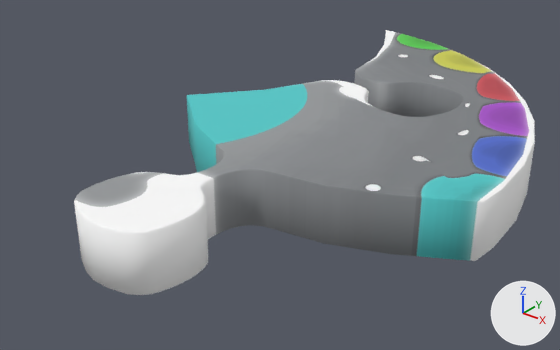
Renders of the FBX model Assets/Alexis_/Props/Puzzle_pieces/Puzzle_pieces_1.FBX from each side of a commit.
Both versions are drawn from a camera (50 mm lens) standing at (203.0, -23.0, 42.2) and looking at (149.1, 44.5, 0.3). The axes (+X, +Y, +Z) are drawn at lower right. The lights are the same throughout.
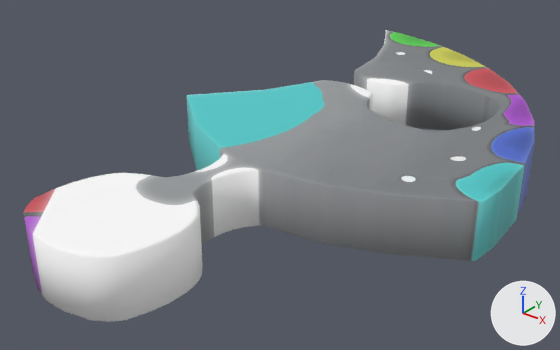
Commit message: Make pieces bigger

Diff of the bpy script that builds the scene:
```diff
--- a/Assets/Alexis_/Props/Puzzle_pieces/Puzzle_pieces_1.FBX.py
+++ b/Assets/Alexis_/Props/Puzzle_pieces/Puzzle_pieces_1.FBX.py
@@ me_mesh @@
 # used by ob_object010; location = (131.97, 45.82, 0.0)
-me_mesh.from_pydata(...)  # 396 vertices, 303 faces; spans x 0.0..44.8, y -30.3..44.5, z -0.3..6.6
+me_mesh.from_pydata(...)  # 396 vertices, 305 faces; spans x 0.0..44.8, y -35.3..44.5, z -0.3..6.6
+# me_mesh part 1: 68 vertices moved from x 16.8..24.1, y -25.0..-11.7, z -0.3..6.6 to x 16.8..25.5, y -28.4..-11.0, z -0.3..6.6; 72 vertices removed from x 11.5..23.7, y -30.3..-16.1, z -0.3..6.6; 72 vertices added at x 9.1..25.0, y -35.3..-16.8, z -0.3..6.6
+# me_mesh part 2: 66 vertices moved from x 11.8..25.0, y 16.8..24.2, z -0.3..6.5 to x 11.0..28.4, y 16.6..25.8, z -0.3..6.5; 72 vertices removed from x 16.1..30.5, y 11.4..23.9, z -0.3..6.5; 72 vertices added at x 16.6..35.6, y 8.8..25.3, z -0.3..6.5
+# me_mesh part 3: 179 kept faces spanning x 0.0..44.8, y -28.4..44.5, z -0.3..6.6 get new texture (UV) coordinates
 me_mesh.materials.append(mat_07___default)
```

Location of each change, (x1, y1, x2, y2) in pixels of the pictures (560 x 350 px; the box of a moved part takes in the faces that stretch with it):
'Object010', reshaped (11% wider, 10% taller)
    before: (74, 30, 535, 295)
    after: (23, 30, 535, 322)
part 1 of me_mesh, moved or reshaped
    before: (74, 152, 265, 295)
    after: (23, 152, 265, 322)
part 2 of me_mesh, moved or reshaped
    both: (187, 30, 534, 201)
part 3 of me_mesh, surface changed
    both: (187, 31, 535, 261)
